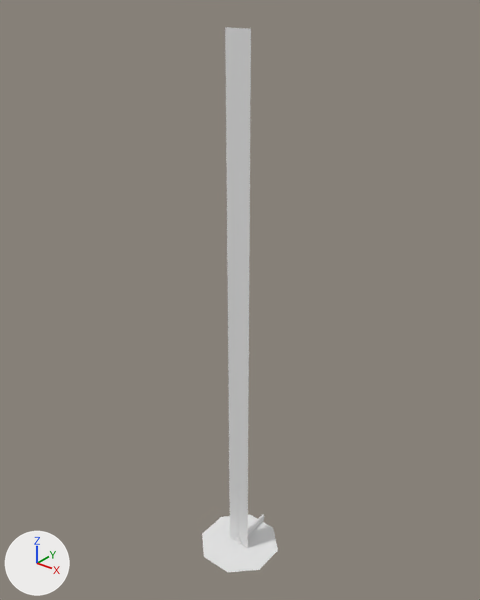
The Blender file assets/octant_3d.blend, before and after one commit.
Both versions are drawn from a 50 mm lens placed at (454.0, -566.0, 746.0), pointed at (-15.0, 20.0, 382.0). Lighting does not change. The marker at lower left points along +X, +Y and +Z. The same objects are shown in both versions, whatever each file hides.

The first picture shows 'Door-col', 'HubFloor-col'.
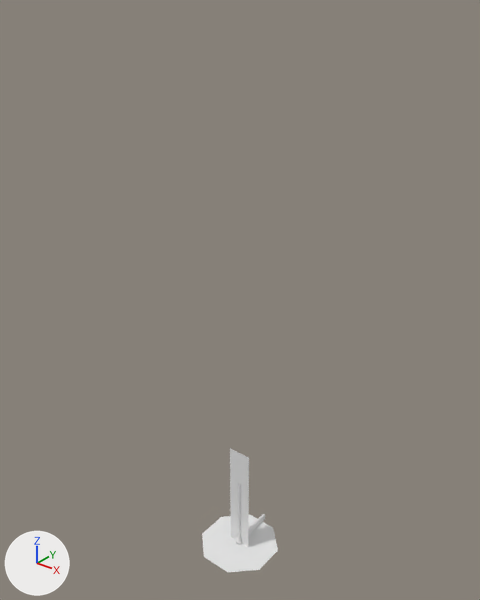
Where the newer file only moved an object's origin or applied its transform, the numbers keep the older frame.

Pixel boxes [x1, y1, x2, y2] of what changed, in the pictures (480 x 600 px; the box of a moved part takes in the faces that stretch with it):
'Door-col', reshaped (10% narrower, 81% shorter)
    before: [225, 27, 264, 548]
    after: [230, 448, 265, 547]
part 1 of me_door, moved or reshaped
    before: [225, 27, 251, 491]
    after: [230, 448, 249, 491]

The change, as a diff of the scene's bpy script:
```diff
--- a/assets/octant_3d.blend.py
+++ b/assets/octant_3d.blend.py
@@ me_door @@
 me_door.from_pydata(...)  # 36 vertices, 23 faces; spans x 0.0..17.0, y 0.0..700.0, z -58.0..2.0
 # used by ob_door_col; location = (0.0, 0.0, 0.0); rotation_euler = (1.571, 0.0, 0.0), in degrees (90, 0, 0)
+# me_door part 1: all 2 vertices in x 0.0..17.0, y 700.0, z 2.0 are moved by (0.0, -536.0, -2.0)
 me_door.materials.append(mat_material_002)
```
